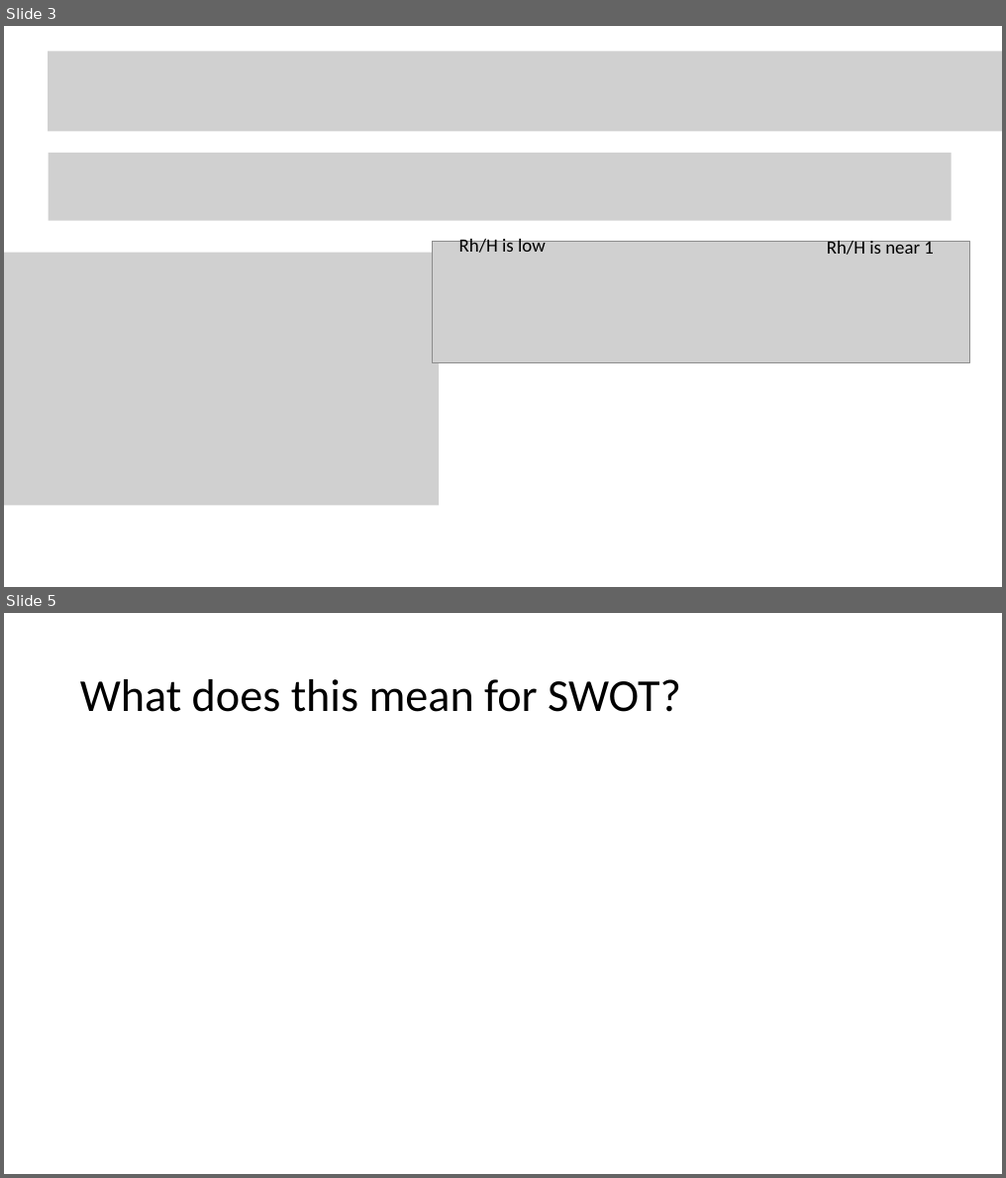
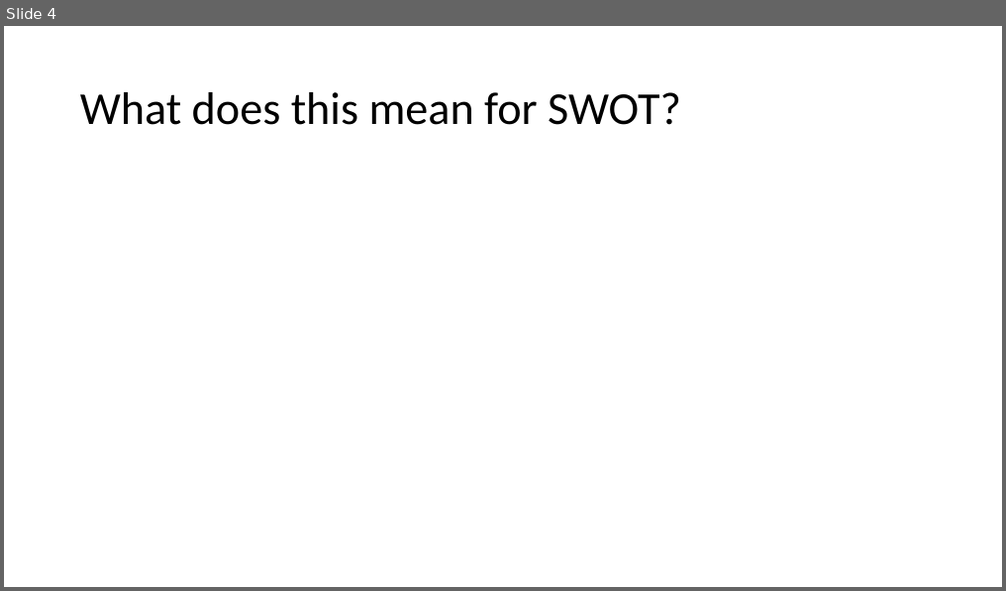
Before and after one commit to craigbrinkerhoff/RSK600, a slide deck: docs/Zappa_notes_2.pptx. Shown one above the other, each under a label of ours: slides 3 and 5 before the commit, slide 4 after it; the slides between them are not shown. The pictures are 1006x1178 and 1006x591 pixels, drawn with LibreOffice and Linux fonts; fonts in the diff are those of the drawing; grey boxes stand for pictures. Boxes give left, top, right and bottom in pixels: in the first picture for what was removed or moved away, otherwise in the second. Text is boxed around its words. In the diff, an @@ line names an element or a change of style, - is before the commit and + after.

```diff
--- a/docs/Zappa_notes_2.pptx
+++ b/docs/Zappa_notes_2.pptx
@@ slide 3 removed at bbox=[4, 26, 1002, 587], background #FFFFFF @@
@@ picture removed at bbox=[48, 52, 1002, 132] @@
@@ picture removed at bbox=[49, 153, 951, 221] @@
@@ picture removed at bbox=[4, 253, 439, 506] @@
@@ picture removed at bbox=[433, 241, 970, 363] @@
@@ text removed at bbox=[459, 237, 546, 253] @@
-Rh/H is low
@@ text removed at bbox=[827, 238, 934, 255] @@
-Rh/H is near 1
@@ what was slide 5 is now slide 4 @@
```
Also in this commit, not shown: 1 slide changed, 2 slides added, 2 other slides removed, 28 other files.
